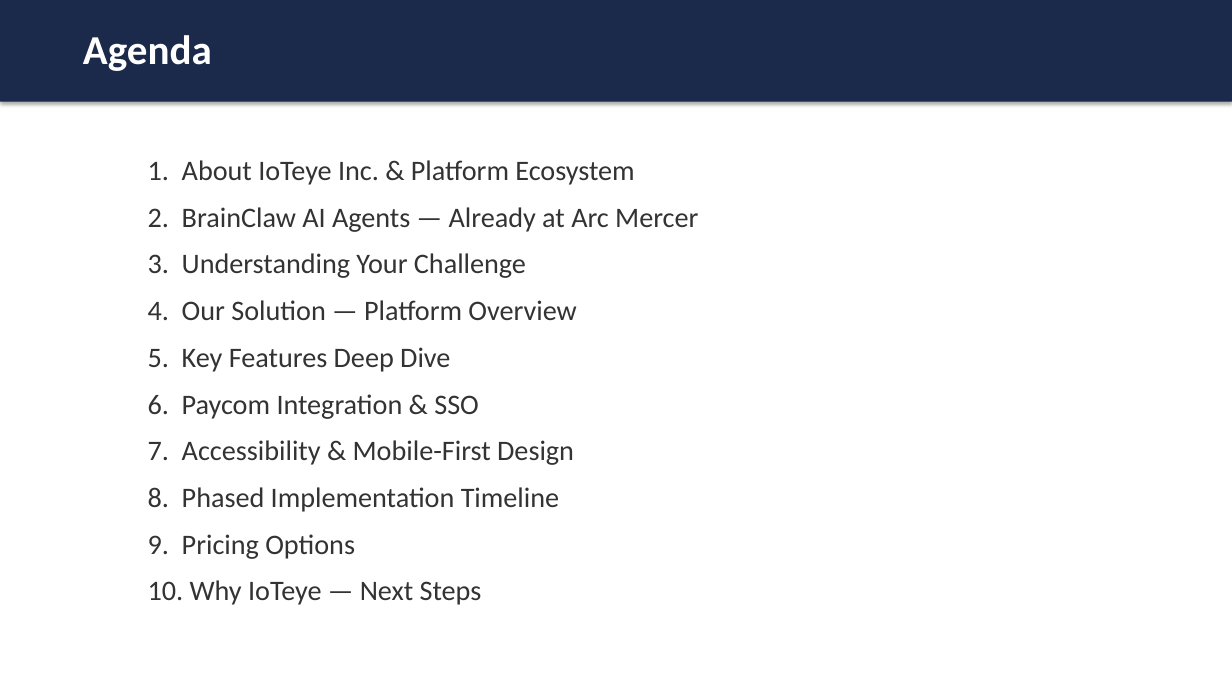
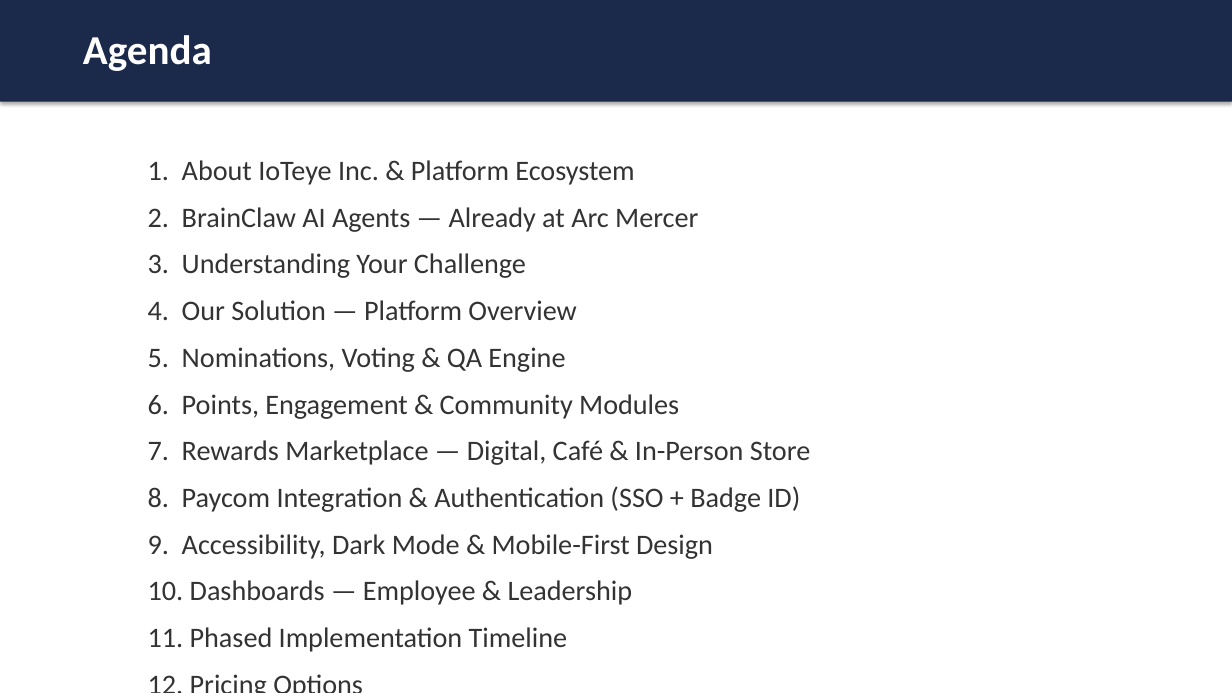
Before and after one commit to mingjyesheng-ioteye/sb_rewards, a slide deck: slide 2 of RFP/IoTeye - Arc Mercer Pitch.pptx. Drawn at 1232x693 pixels with LibreOffice and Linux fonts; fonts in the diff are those of the drawing. Boxes give left, top, right and bottom in pixels: in the first picture for what was removed or moved away, otherwise in the second. Text is boxed around its words. In the diff, an @@ line names an element or a change of style, - is before the commit and + after.

Commit message:
Add competitive analysis (Appendix D), revise proposal with 10 new features, update pitch deck to match

```diff
--- a/RFP/IoTeye - Arc Mercer Pitch.pptx
+++ b/RFP/IoTeye - Arc Mercer Pitch.pptx
@@ text at (148, 347, 810, 652): text changed @@
-5. Key Features Deep Dive
-6. Paycom Integration & SSO
-7. Accessibility & Mobile-First Design
-8. Phased Implementation Timeline
-9. Pricing Options
-10. Why IoTeye — Next Steps
+5. Nominations, Voting & QA Engine
+6. Points, Engagement & Community Modules
+7. Rewards Marketplace — Digital, Café & In-Person Store
+8. Paycom Integration & Authentication (SSO + Badge ID)
+9. Accessibility, Dark Mode & Mobile-First Design
+10. Dashboards — Employee & Leadership
+11. Phased Implementation Timeline
+12. Pricing Options
+13. Why IoTeye — Next Steps
```
Also in this commit, not shown: 8 other slides changed, 1 slide added, 1 slide removed, 4 other files.
